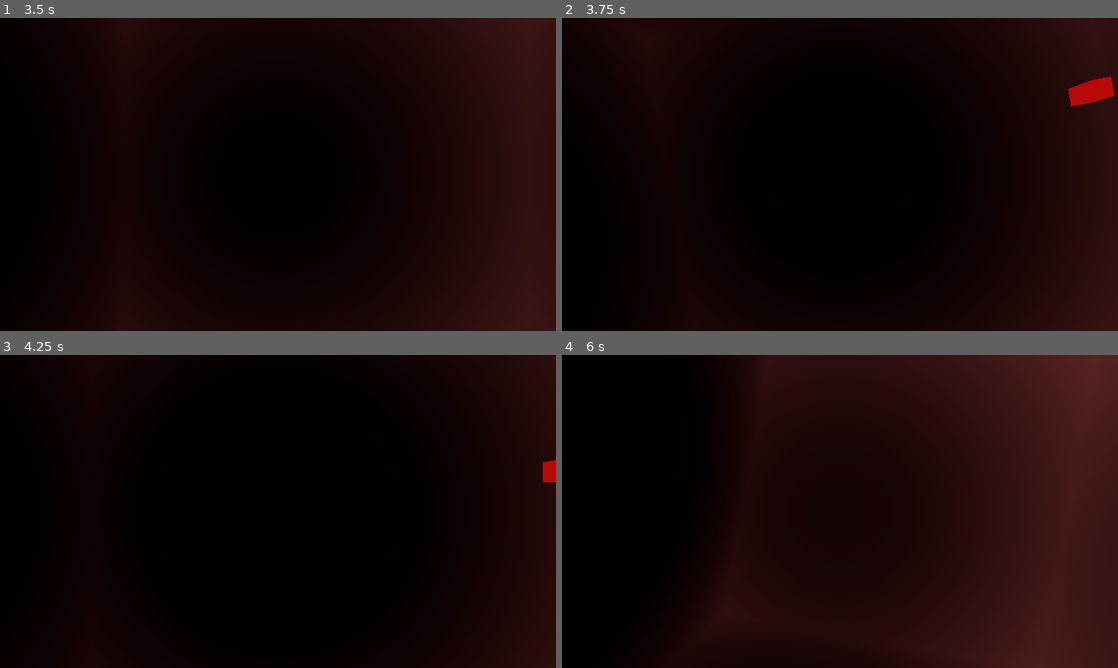
Above: before the commit, frames 1-4 (two rows, left to right).
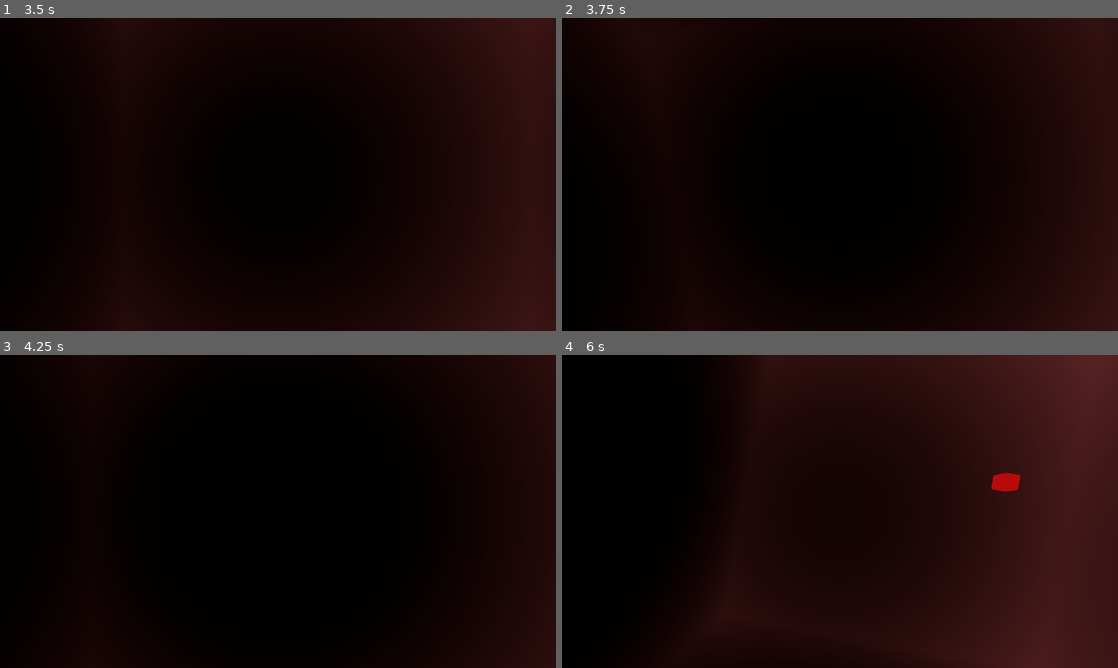
Above: after the commit, the same moments.

Repository: luishfonseca/3d-snake
Game: Godot game, scene res://World.tscn
Two runs of this game, one before a commit and one after it. Both use one fixed random seed, a clock stepped at 60 frames per second and the inputs below.
Inputs:
- Up to frame 1 (3.5 s): tap Enter (ui_accept) at 0.5, 0.77, 1.25, 1.52, 2, 2.75, 3.02 s; hold Right (ui_right) 0.53-1.28 s; hold Down (ui_down) 1.28-2.03 s; hold Right (ui_right) 2.03-2.78 s; hold Up (ui_up) from 2.78 s (still down)
- Up to frame 2 (3.75 s): tap Enter (ui_accept) at 3.5 s; release Up (ui_up) at 3.53 s; hold Left (ui_left) from 3.53 s (still down)
- Up to frame 3 (4.25 s): keep holding Left (ui_left); tap Enter (ui_accept) at 3.77 s
- Up to frame 4 (6 s): tap Enter (ui_accept) at 4.25, 4.52 s; release Left (ui_left) at 5.03 s; hold Down (ui_down) 5.03-5.78 s; hold Right (ui_right) from 5.78 s (still down)

Frame 1 is identical in both runs. In frame 2, 0.5% of the frame differs, in the area x 91-100%, y 18-29%; in frame 3, 0.2%; in frame 4, 0.3%.

Commit message:
Fix apple overlapped with snake

Diff:
--- a/Apple.gd
+++ b/Apple.gd
@@ -1,15 +1,23 @@
 extends MeshInstance
 
 var rng = RandomNumberGenerator.new()
+var all_positions = []
 
 func _ready():
     rng.randomize()
-    new_position()
 
-func new_position():
-    var M = get_parent().bounds_radius
-    translation = Vector3(
-        rng.randi_range(-M, M),
-        rng.randi_range(-M, M),
-        rng.randi_range(-M, M)
-    )
+    var r = get_parent().bounds_radius
+    for x in range(-r, r + 1):
+        for y in range(-r, r + 1):
+            for z in range(-r, r + 1):
+                all_positions.append(Vector3(x, y, z))
+
+    new_position([])
+
+func new_position(invalid_positions):
+    var valid_positions = all_positions.duplicate()
+    for p1 in invalid_positions:
+        valid_positions.erase(p1)
+
+    var i = rng.randi_range(0, len(valid_positions) - 1)
+    translation = valid_positions[i]
--- a/Snake.gd
+++ b/Snake.gd
@@ -61,7 +61,7 @@
         var p = Spatial.new()
         p.translation = old_tail_end
         $Tail.add_child(p)
-        emit_signal('apple_eaten')
+        emit_signal('apple_eaten', $Tail.get_children())
 
     if collides_with_self() or collides_with_bounds():
         $Head.translate(Vector3.BACK)
--- a/World.gd
+++ b/World.gd
@@ -47,7 +47,7 @@
     $Camera.current = true
 
 
-func _on_Snake_apple_eaten():
+func _on_Snake_apple_eaten(occupied_positions):
     normal_interval = normal_interval * 0.9 + fast_interval * 0.1
-    $Apple.new_position()
+    $Apple.new_position(occupied_positions)
     $Snake.apple_position = $Apple.translation
Not shown: 3 places in World.tscn that only renumber resources
